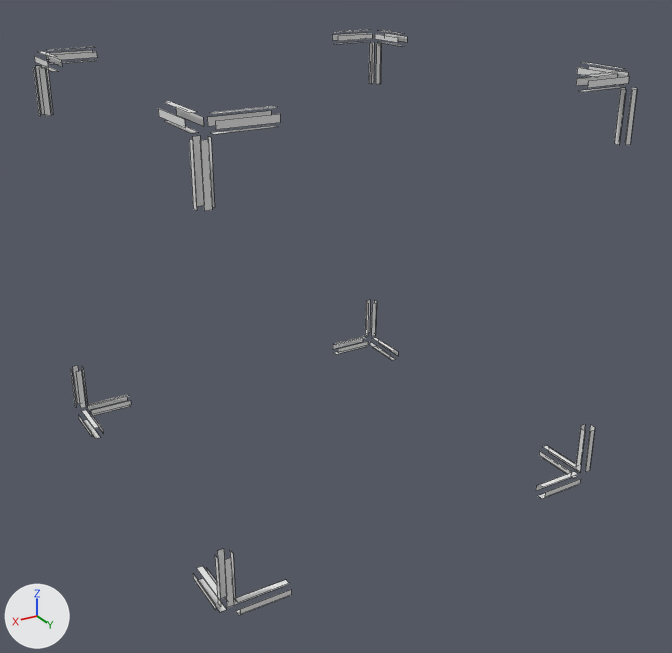
One commit to the OBJ model src/main/resources/assets/dimensionalfluxminer/models/block/dimensional_flux_miner/geometry/outer.obj: the scene before it, then after it.
Rendered twice from a 50 mm camera at (1.291, 2.273, 0.938) aimed at (-0.02, 0.089, -0.154). The lights are fixed; the arrows at lower left show +X, +Y and +Z. The picture after the commit comes second. Mesh edges are drawn as thin lines. Materials are left out; every surface is plain grey. Where no turn or scale is listed for an object, it has been applied to the vertices. Vertices at exactly the same position are counted once.

The first picture shows 'outer'.
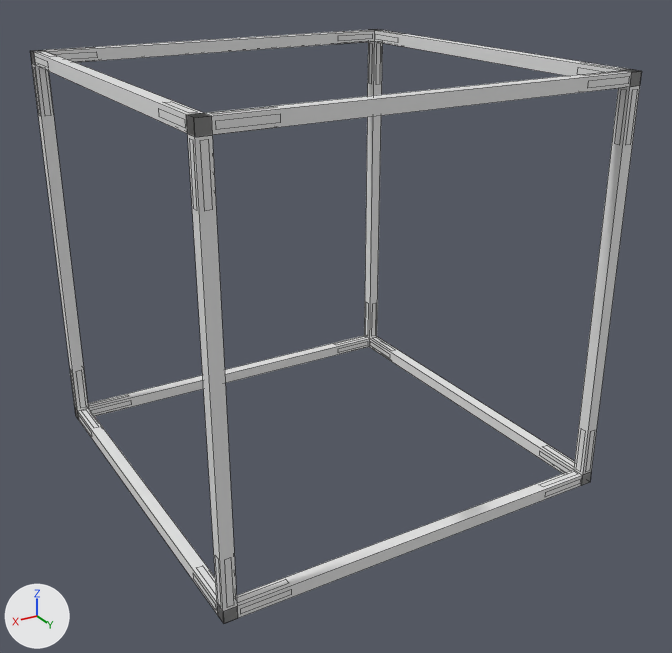
Changed parts and their boxes (x1, y1, x2, y2) in the pictures (672 x 653 px):
```json
{"object": "outer", "change": "reshaped", "before": [33, 30, 637, 615], "after": [30, 29, 642, 623]}
{"part": 1, "of": "me_outer", "change": "added", "after": [30, 29, 642, 623]}
```

Scene script edits in JSON lines:
```json
{"block": "me_outer", "where": "# used by ob_outer; location = (0.0, 0.0, 0.0)"}
{"op": "remove", "block": "me_outer", "code": "me_outer.from_pydata(...)  # 419 vertices, 96 faces; spans x -0.606..0.606, y -0.606..0.606, z -0.606..0.606"}
{"op": "add", "block": "me_outer", "code": "me_outer.from_pydata(...)  # 440 vertices, 168 faces; spans x -0.606..0.606, y -0.606..0.606, z -0.606..0.606"}
{"block": "me_outer", "change": "me_outer part 1"}
{"block": "me_outer", "change": "3 vertices are added at (-0.568, 0.568, -0.605), (-0.568, -0.568, -0.605), (0.568, -0.568, -0.605)"}
{"block": "me_outer", "change": "18 new vertices lie (0.0, 0.0, -0.037) away from vertices in x -0.605..0.605, y -0.605..0.605, z -0.568..0.605"}
{"block": "me_outer", "change": "72 new faces join them"}
```
